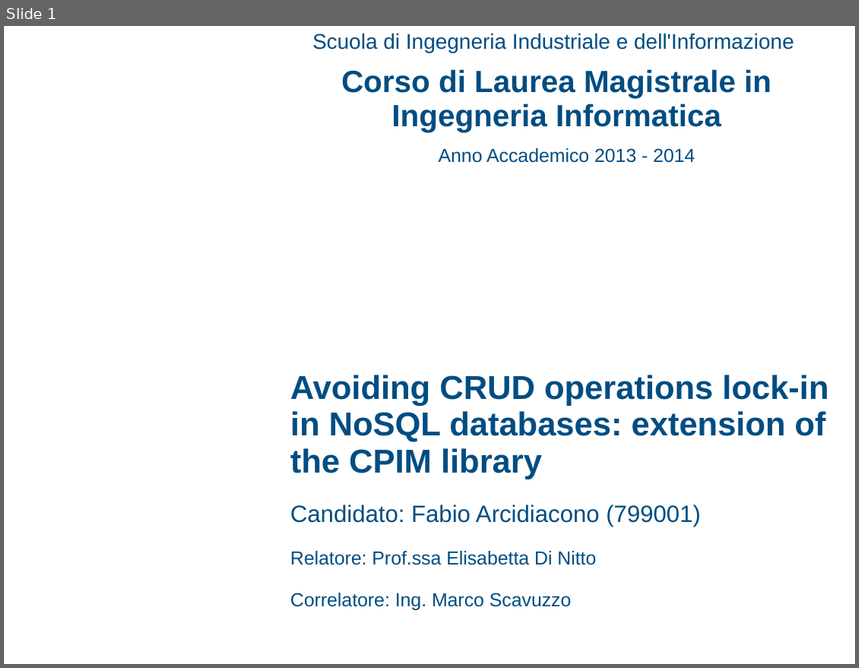
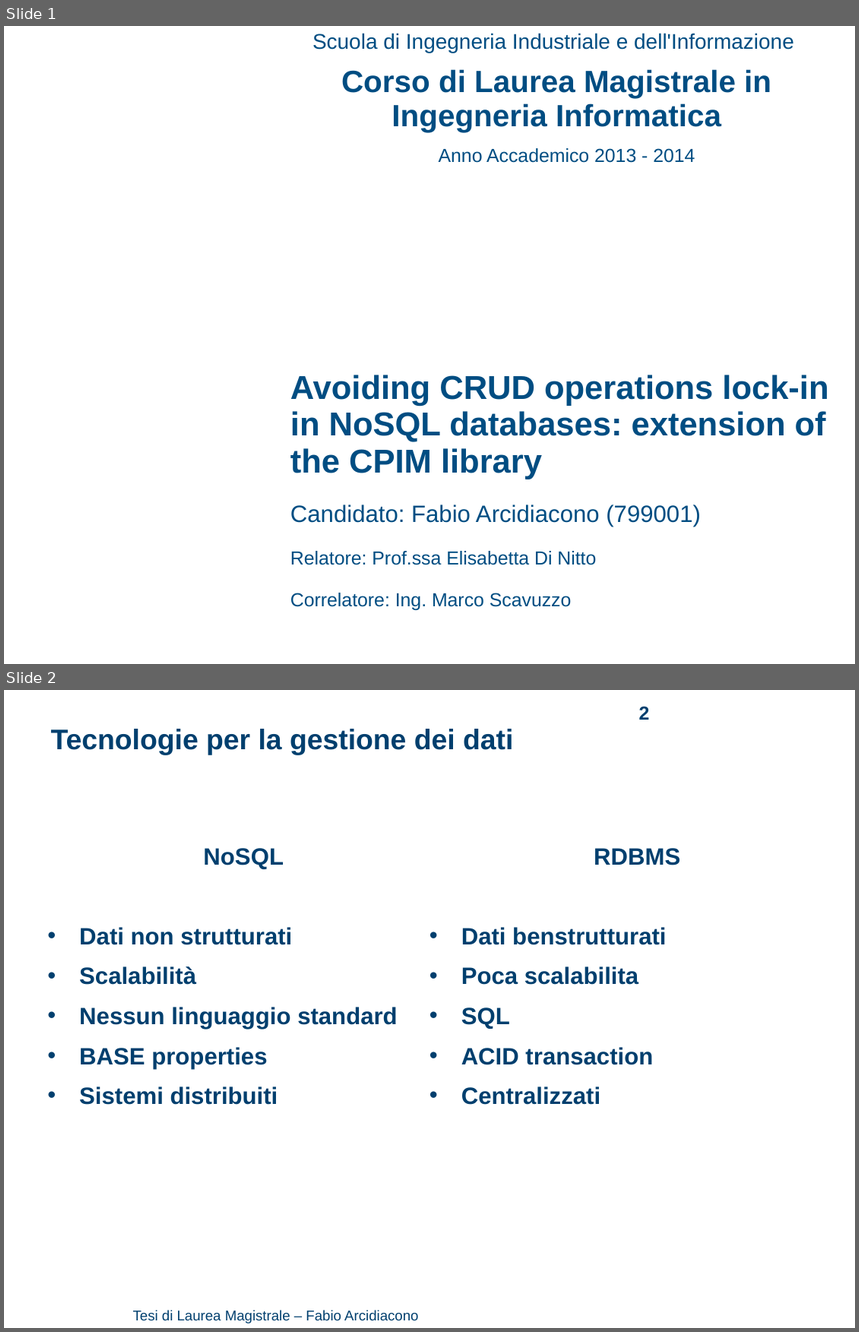
Before and after one commit to arci/thesis, a slide deck: presentation/ThesisPresentation.ppt. Shown one above the other, each under a label of ours: slide 1 before the commit, slides 1 and 2 after it. The pictures are 859x668 and 859x1332 pixels, drawn with LibreOffice and Linux fonts; fonts in the diff are those of the drawing; background and template pictures are left out. Boxes give left, top, right and bottom in pixels: in the first picture for what was removed or moved away, otherwise in the second. Text is boxed around its words. In the diff, an @@ line names an element or a change of style, - is before the commit and + after.

```diff
--- a/presentation/ThesisPresentation.ppt
+++ b/presentation/ThesisPresentation.ppt
@@ slide 2 added at box(4, 690, 855, 1328), background #FFFFFF @@
@@ page number added at box(639, 706, 650, 720), 16 pt, text #003F6E, bold @@
+2
@@ text added at box(51, 729, 513, 755), 24 pt, text #003F6E, bold @@
+Tecnologie per la gestione dei dati
@@ text added at box(79, 848, 397, 1105), 20 pt, text #003F6E, bold @@
+NoSQL
+• Dati non strutturati
+• Scalabilità
+• Nessun linguaggio standard
+• BASE properties
+• Sistemi distribuiti
@@ text added at box(462, 848, 680, 1105), 20 pt, text #003F6E, bold @@
+RDBMS
+• Dati benstrutturati
+• Poca scalabilita
+• SQL
+• ACID transaction
+• Centralizzati
@@ text added at box(133, 1310, 418, 1324), 12 pt, text #003F6E @@
+Tesi di Laurea Magistrale – Fabio Arcidiacono
```
Also in this commit, not shown: 3 slides changed, 10 other slides added, 4 slides removed, 1 other file.
